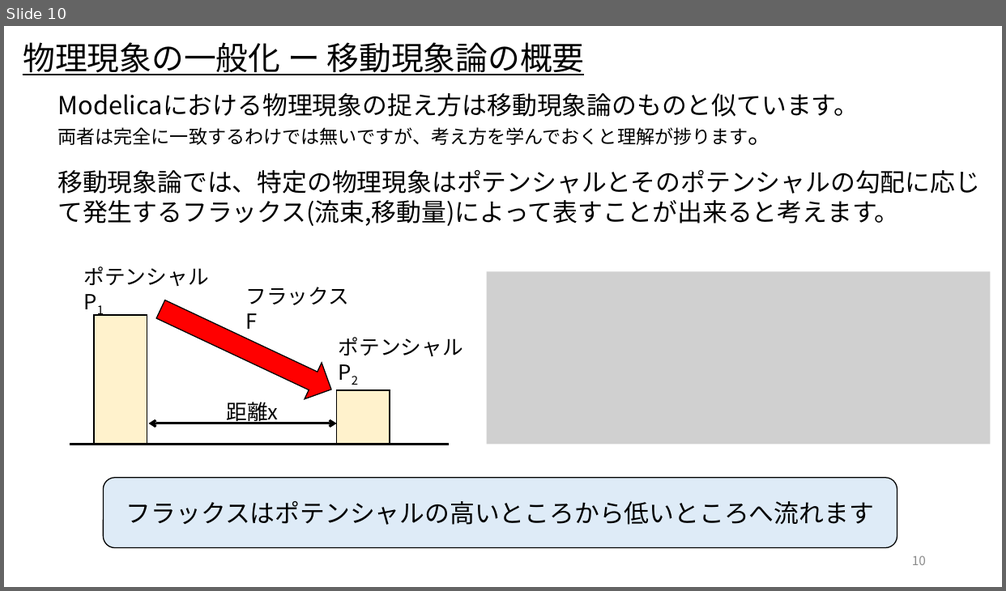
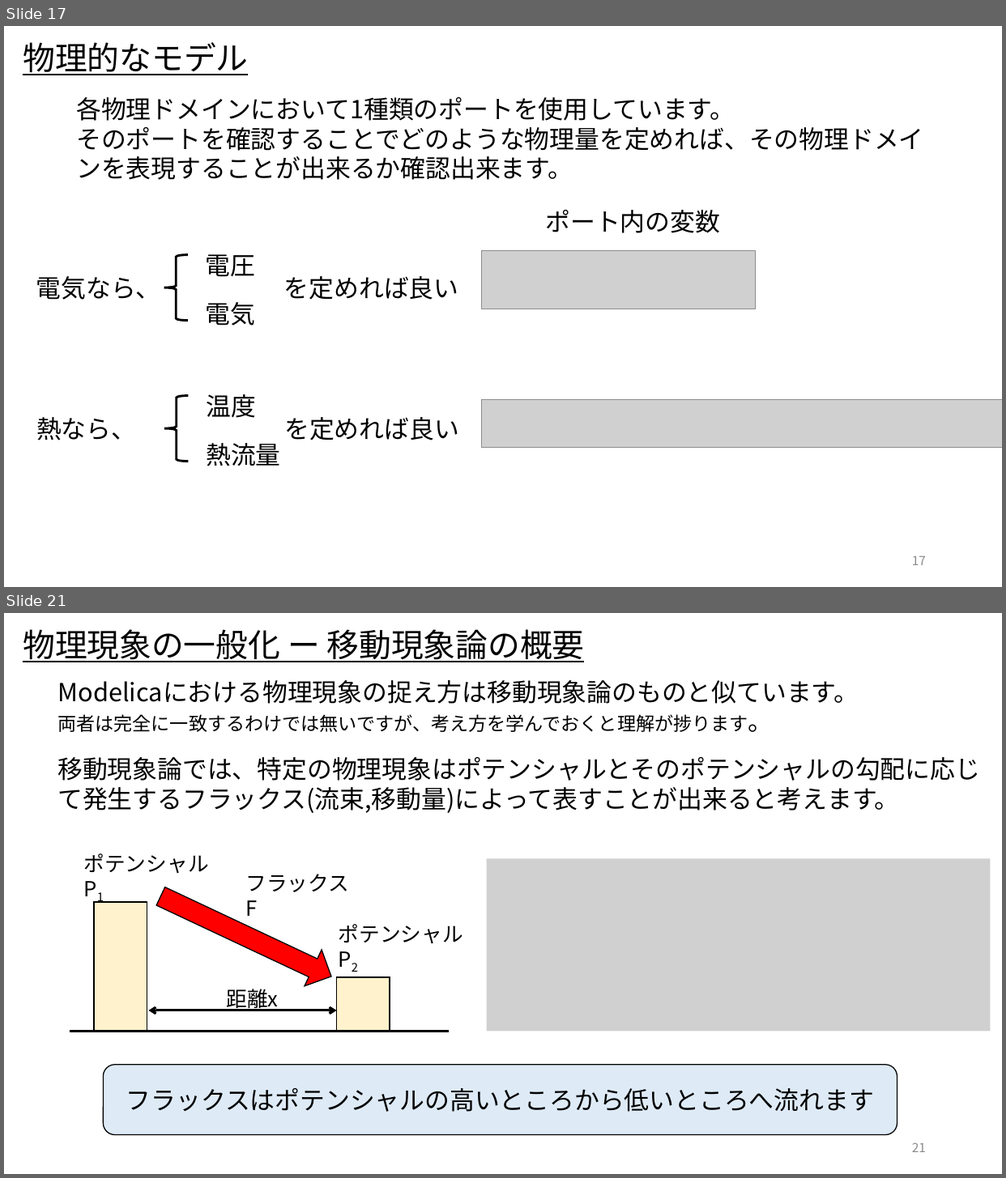
Before and after one commit to cubakija/OpenModelica_Tutorials_Ja, a slide deck: Dev/7_PhysicsDomainModel/OpenModelica_Tutorials_7_PlantModel.pptx. Shown one above the other, each under a label of ours: slide 10 before the commit, slides 17 and 21 after it; the slides between them are not shown. The pictures are 1006x591 and 1006x1178 pixels, drawn with LibreOffice and Linux fonts; fonts in the diff are those of the drawing; grey boxes stand for pictures. Boxes give left, top, right and bottom in pixels: in the first picture for what was removed or moved away, otherwise in the second. Text is boxed around its words. In the diff, an @@ line names an element or a change of style, - is before the commit and + after.

```diff
--- a/Dev/7_PhysicsDomainModel/OpenModelica_Tutorials_7_PlantModel.pptx
+++ b/Dev/7_PhysicsDomainModel/OpenModelica_Tutorials_7_PlantModel.pptx
@@ slide 17 added at (4,26,1002,587), background #FFFFFF @@
@@ text added at (23,42,248,75), 31 pt, text #000000, underline @@
+物理的なモデル
@@ text added at (76,97,923,180), 24 pt, text #000000 @@
+各物理ドメインにおいて1種類のポートを使用しています。
+そのポートを確認することでどのような物理量を定めれば、その物理ドメインを表現することが出来るか確認出来ます。
@@ text added at (546,210,721,233), 24 pt, text #000000 @@
+ポート内の変数
@@ left brace added at (164,255,188,321), outline #000000 2.25 pt @@
@@ text added at (206,254,256,277), 24 pt, text #000000 @@
+電圧
@@ picture added at (482,250,756,309) @@
@@ text added at (36,276,161,300), 24 pt, text #000000 @@
+電気なら、
@@ text added at (284,276,459,300), 24 pt, text #000000 @@
+を定めれば良い
@@ text added at (206,302,256,326), 24 pt, text #000000 @@
+電気
@@ left brace added at (164,396,188,462), outline #000000 2.25 pt @@
@@ text added at (206,395,256,418), 24 pt, text #000000 @@
+温度
@@ picture added at (482,400,1002,448) @@
@@ text added at (36,417,136,441), 24 pt, text #000000 @@
+熱なら、
@@ text added at (284,417,459,441), 24 pt, text #000000 @@
+を定めれば良い
@@ text added at (206,443,280,467), 24 pt, text #000000 @@
+熱流量
@@ page number added at (912,557,926,565), 12 pt, text #8C8C8C @@
+17
@@ what was slide 10 is now slide 21 @@
@@ page number at (912,1143,926,1152): text changed @@
-10
+21
```
Also in this commit, not shown: 11 slides changed, 9 other slides added.
